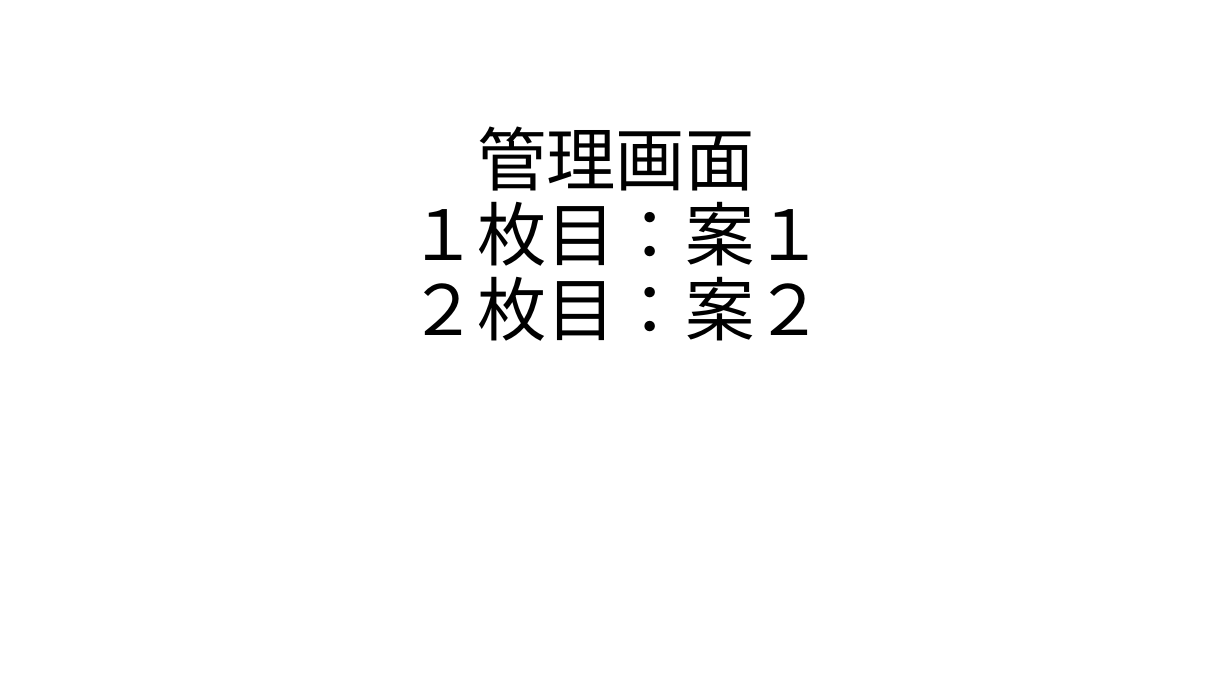
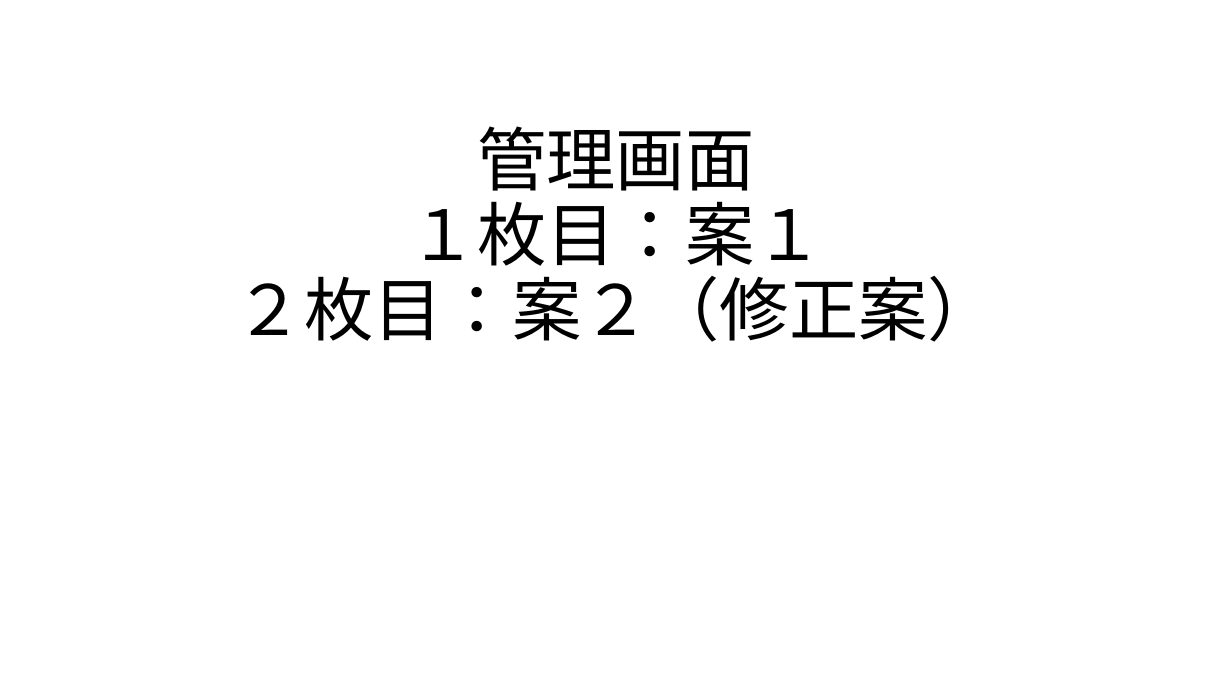
Before and after one commit to MitsukiFujita/Webapp, a slide deck: slide 3 of フレームワーク.pptx. Drawn at 1232x693 pixels with LibreOffice and Linux fonts; fonts in the diff are those of the drawing. Boxes give left, top, right and bottom in pixels: in the first picture for what was removed or moved away, otherwise in the second. Text is boxed around its words. In the diff, an @@ line names an element or a change of style, - is before the commit and + after.

Commit message:
遷移図修正

```diff
--- a/フレームワーク.pptx
+++ b/フレームワーク.pptx
@@ title at [235, 126, 997, 342]: text changed @@
-管理画面
-１枚目：案１
-２枚目：案２
+管理画面
+１枚目：案１
+２枚目：案２（修正案）
```
Also in this commit, not shown: 8 other slides changed, 7 slides added.
